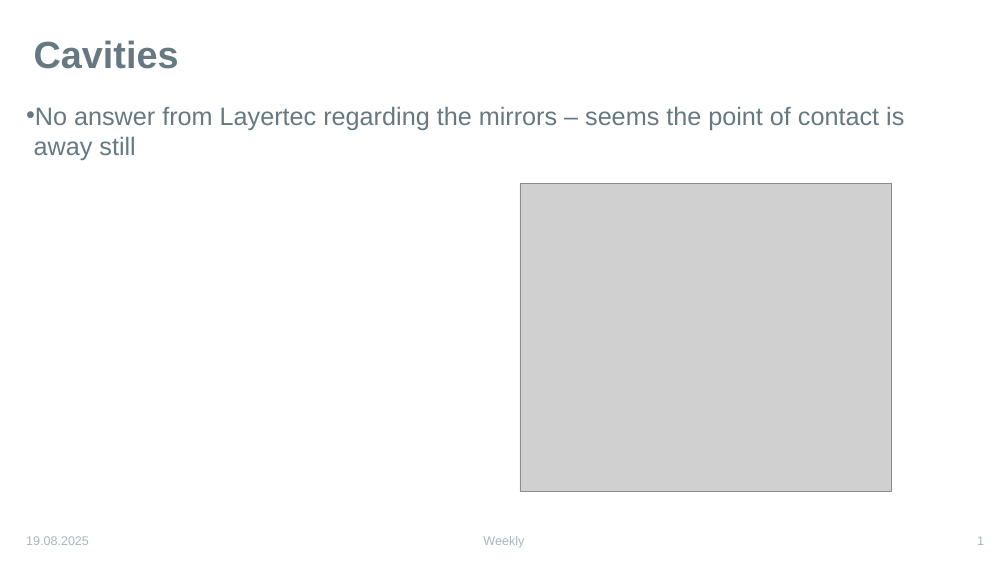
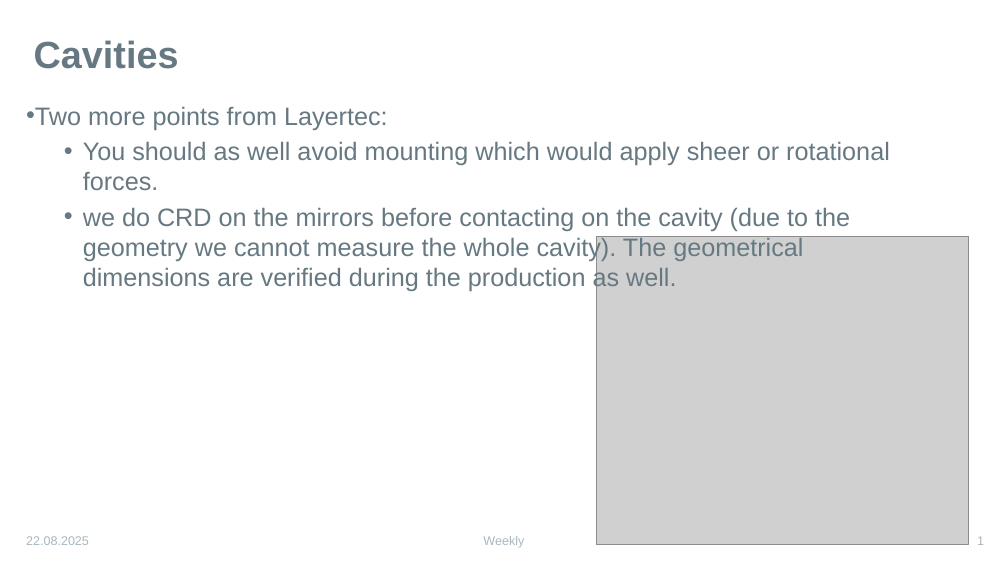
Before and after one commit to karinkruuse/Esitlused, a slide deck: slide 1 of summer updates.pptx. Drawn at 1008x567 pixels with LibreOffice and Linux fonts; fonts in the diff are those of the drawing; grey boxes stand for pictures. Boxes give left, top, right and bottom in pixels: in the first picture for what was removed or moved away, otherwise in the second. Text is boxed around its words. In the diff, an @@ line names an element or a change of style, - is before the commit and + after.

```diff
--- a/summer updates.pptx
+++ b/summer updates.pptx
@@ text at (26,106,890,292): text changed @@
-• No answer from Layertec regarding the mirrors – seems the point of contact is away still
+• Two more points from Layertec:
+  • You should as well avoid mounting which would apply sheer or rotational forces.
+  • we do CRD on the mirrors before contacting on the cavity (due to the geometry we cannot measure the whole cavity). The geometrical dimensions are verified during the production as well.
@@ picture: place and size @@
-picture at (520,183,892,491)
+picture at (597,236,968,544)
@@ text at (26,536,89,545): text changed @@
-19.08.2025
+22.08.2025
```
Also in this commit, not shown: 1 other slide changed, 2 slides removed.
